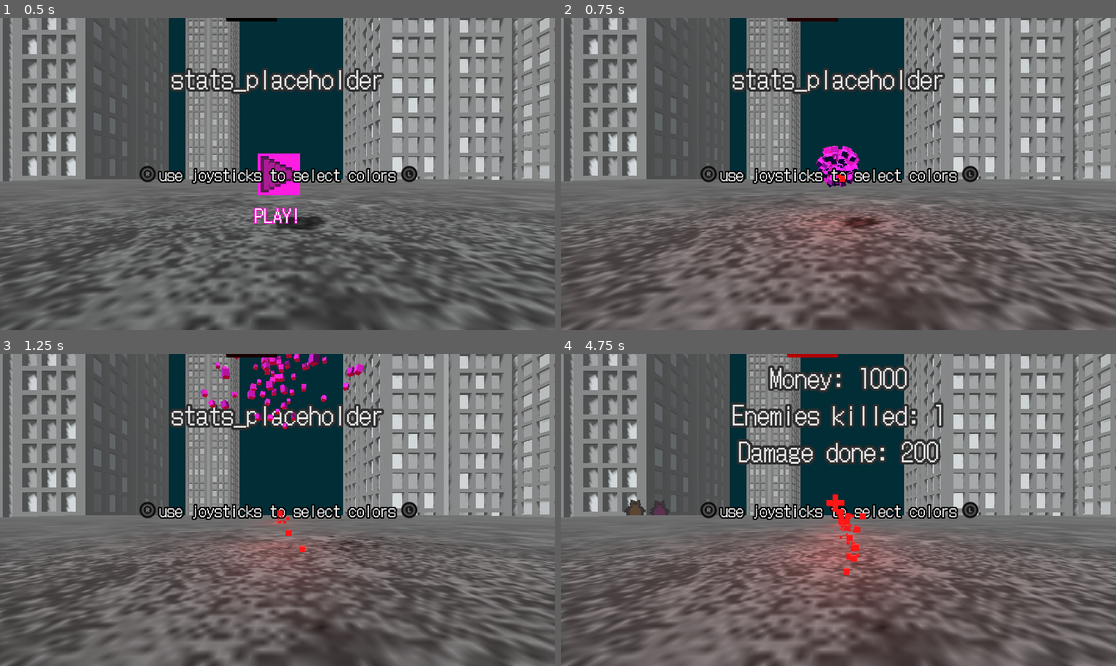
Above: before the commit, frames 1-4 (two rows, left to right).
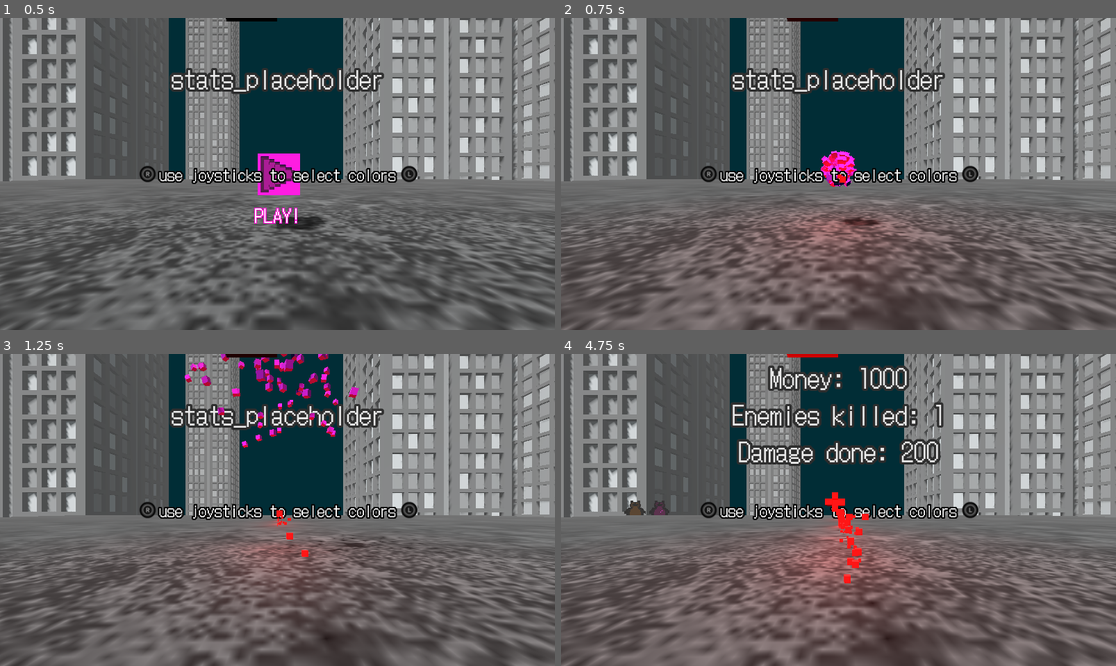
Above: after the commit, the same moments.

Repository: Majsek/Project_BC
Game: Godot game, scene res://scenes/world.tscn
The game is run twice, just before and just after one commit, with the same random seed, the same clock (stepped at 60 frames per second) and the same inputs.
Inputs:
- Up to frame 1 (0.5 s): no input
- Up to frame 2 (0.75 s): tap Enter (ui_accept) at 0.5, 0.6 s; hold Up (ui_up) from 0.53 s (still down)
- Up to frame 3 (1.25 s): keep holding Up (ui_up); tap Enter (ui_accept) at 0.77, 1.07 s
- Up to frame 4 (4.75 s): release Up (ui_up) at 1.28 s; hold Down (ui_down) 1.28-2.03 s; tap Enter (ui_accept) at 1.35, 1.52, 1.82, 2.1, 2.85, 3.02, 3.32, 3.6, 3.77, 4.07, 4.35, 4.52 s; hold Up (ui_up) 2.03-3.53 s; hold Left (ui_left) from 3.53 s (still down)

Frame 1 is identical in both runs. In frame 2, 0.6% of the frame differs, in the area x 45-59%, y 40-68%; in frame 3, 2.3%, in the area x 33-83%, y 0-92%; in frame 4, 0.6%.

Commit message:
projectile force changed to impulse

Diff:
--- a/scripts/hand.gd
+++ b/scripts/hand.gd
@@ -98,9 +98,12 @@
 func shoot() -> void:
 	var projectile : Node = projectile_.instantiate()
 
-	var angler = get_rotation().y
-	angler += deg_to_rad(90)
-	var shoot_direction = Vector3(cos(angler), get_rotation().x, sin(angler) * -1)
+	var angle = get_rotation().y
+	angle += deg_to_rad(90)
+	var shoot_direction = Vector3(cos(angle), get_rotation().x, sin(angle) * -1)
+	print("ddddddddddddddddddddddddddddddd")
+	print(get_rotation().x)
+	print(rad_to_deg(get_rotation().x))
 	projectile.init(shoot_direction, get_rotation(), color_)
 	projectile.set_position(get_position()+get_parent().get_parent().get_position())
 #	projectile.set_rotation_degrees(get_rotation_degrees())
--- a/scripts/projectile.gd
+++ b/scripts/projectile.gd
@@ -9,7 +9,8 @@
 
 func _ready() -> void:
 	#initial force
-	apply_central_force(direction_*666*2)
+	#apply_central_force(direction_*666*2)
+	apply_central_impulse(direction_*20)
 	decrease_light()
 
 #initial setup
